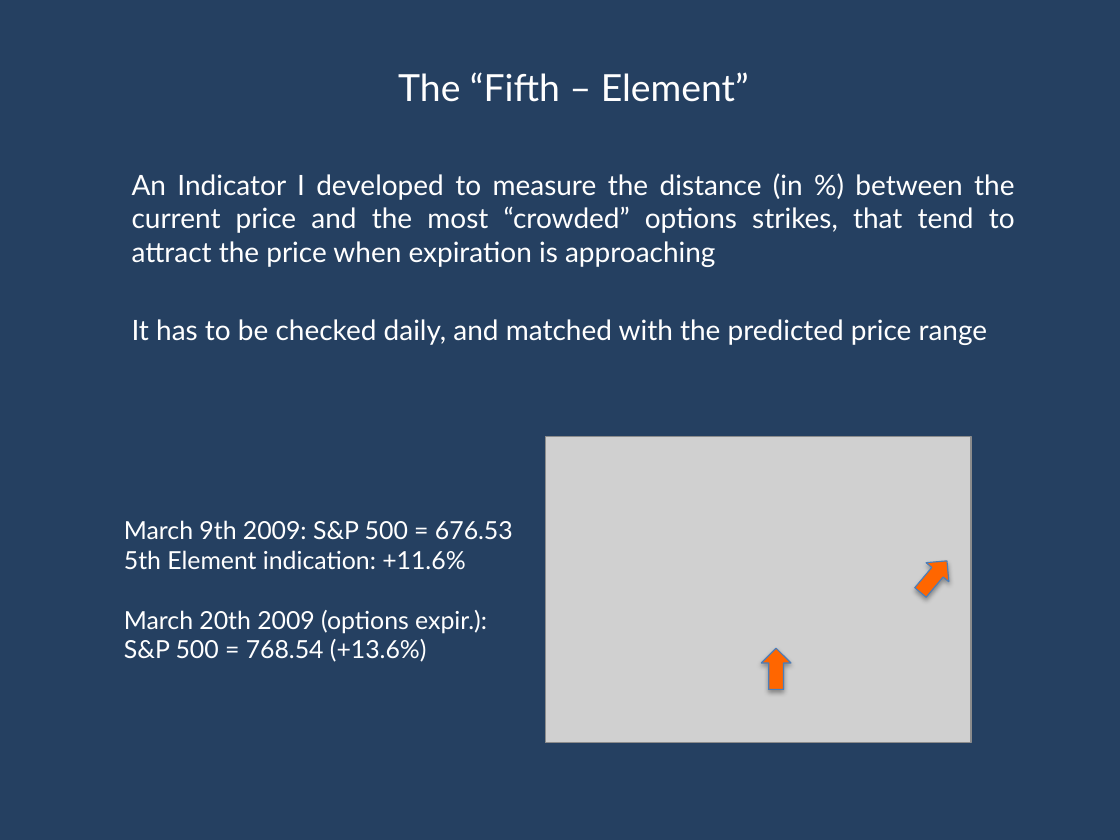
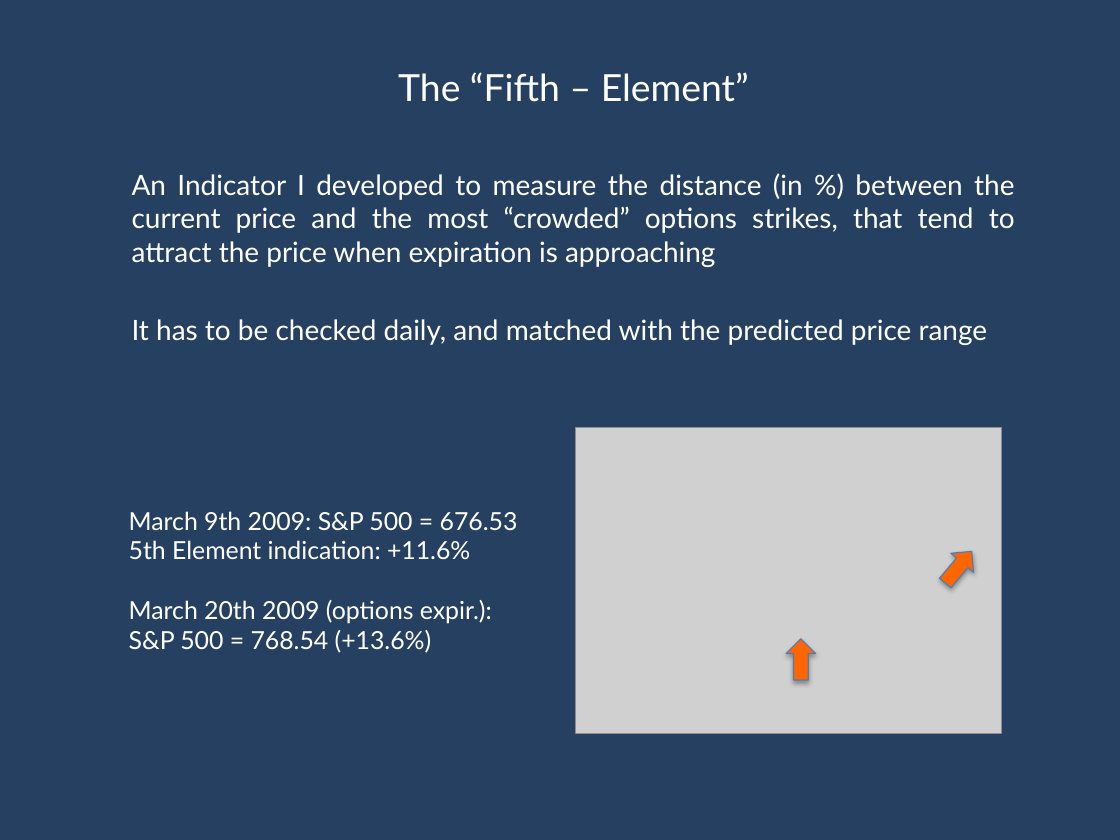
Before and after one commit to marcolunardi/metis, a slide deck: slide 6 of final_project/Metis Kojak.pptx. Drawn at 1120x840 pixels with LibreOffice and Linux fonts; fonts in the diff are those of the drawing; grey boxes stand for pictures. Boxes give left, top, right and bottom in pixels: in the first picture for what was removed or moved away, otherwise in the second. Text is boxed around its words. In the diff, an @@ line names an element or a change of style, - is before the commit and + after.

```diff
--- a/final_project/Metis Kojak.pptx
+++ b/final_project/Metis Kojak.pptx
@@ picture: place and size @@
-picture at (545,437,971,743)
+picture at (576,427,1001,732)
@@ text "March 9th 2009: S&P 500 ...": place and size @@
-text "March 9th 2009: S&P 500 ..." at (124,520,513,662)
+text "March 9th 2009: S&P 500 ..." at (129,511,518,653)
@@ up arrow: place and size @@
-up arrow at (909,551,958,602)
+up arrow at (934,542,984,593)
@@ up arrow: place and size @@
-up arrow at (762,648,792,690)
+up arrow at (786,638,816,680)
```
Also in this commit, not shown: 2 other slides changed, 1 other file.
